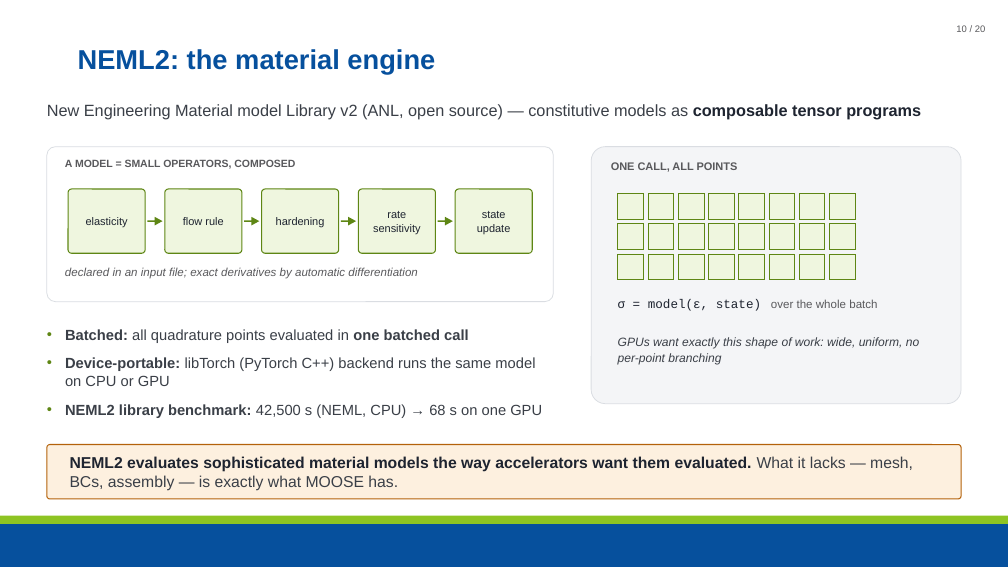
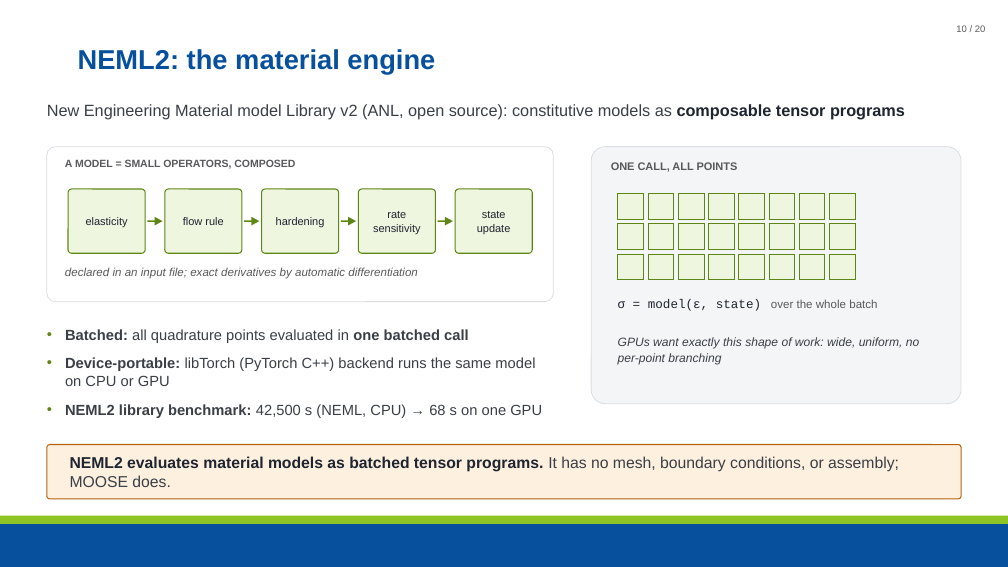
Before and after one commit to maxnezdyur/marlin, a slide deck: slide 10 of examples/impact/slide_assets/WCCM_NEML2_explicit_dynamics_v2.pptx. Drawn at 1008x567 pixels with LibreOffice and Linux fonts; fonts in the diff are those of the drawing; background and template pictures are left out. Boxes give left, top, right and bottom in pixels: in the first picture for what was removed or moved away, otherwise in the second. Text is boxed around its words. In the diff, an @@ line names an element or a change of style, - is before the commit and + after.

```diff
--- a/examples/impact/slide_assets/WCCM_NEML2_explicit_dynamics_v2.pptx
+++ b/examples/impact/slide_assets/WCCM_NEML2_explicit_dynamics_v2.pptx
@@ text at (x1=47, y1=104, x2=905, y2=119): text changed @@
-New Engineering Material model Library v2 (ANL, open source) — constitutive models as composable tensor programs
+New Engineering Material model Library v2 (ANL, open source): constitutive models as composable tensor programs
@@ text at (x1=70, y1=456, x2=899, y2=487): text changed @@
-NEML2 evaluates sophisticated material models the way accelerators want them evaluated. What it lacks — mesh, BCs, assembly — is exactly what MOOSE has.
+NEML2 evaluates material models as batched tensor programs. It has no mesh, boundary conditions, or assembly; MOOSE does.
```
Also in this commit, not shown: 17 other slides changed, 1 other file.
